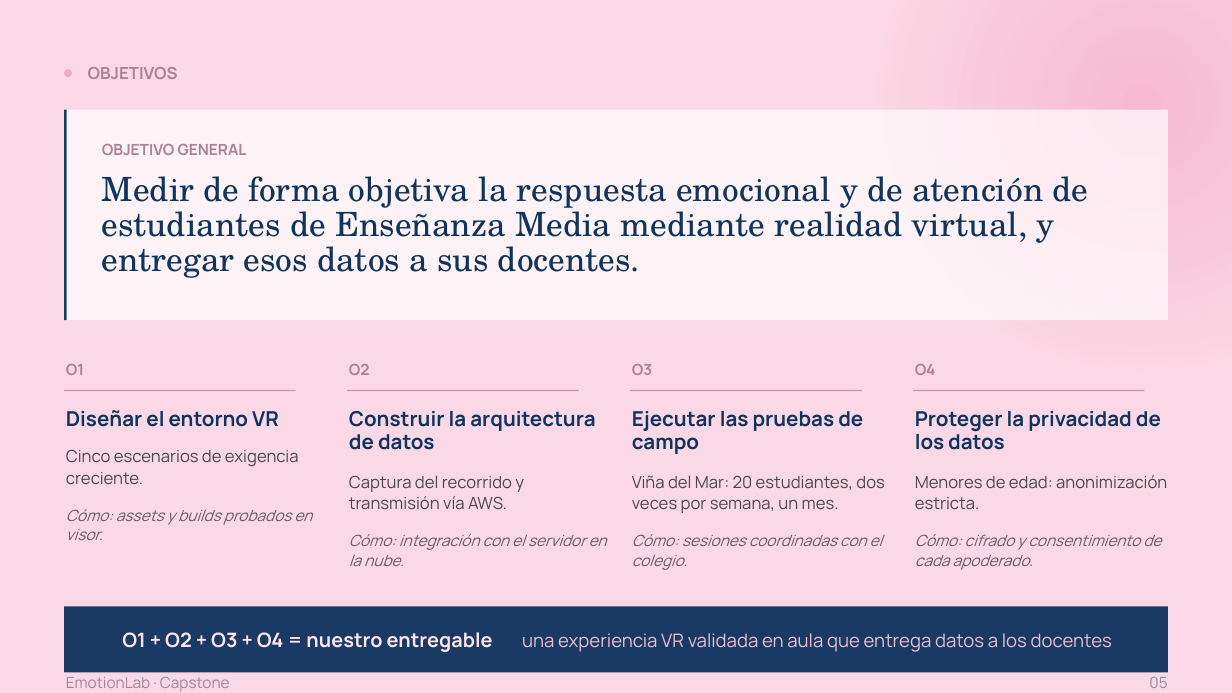
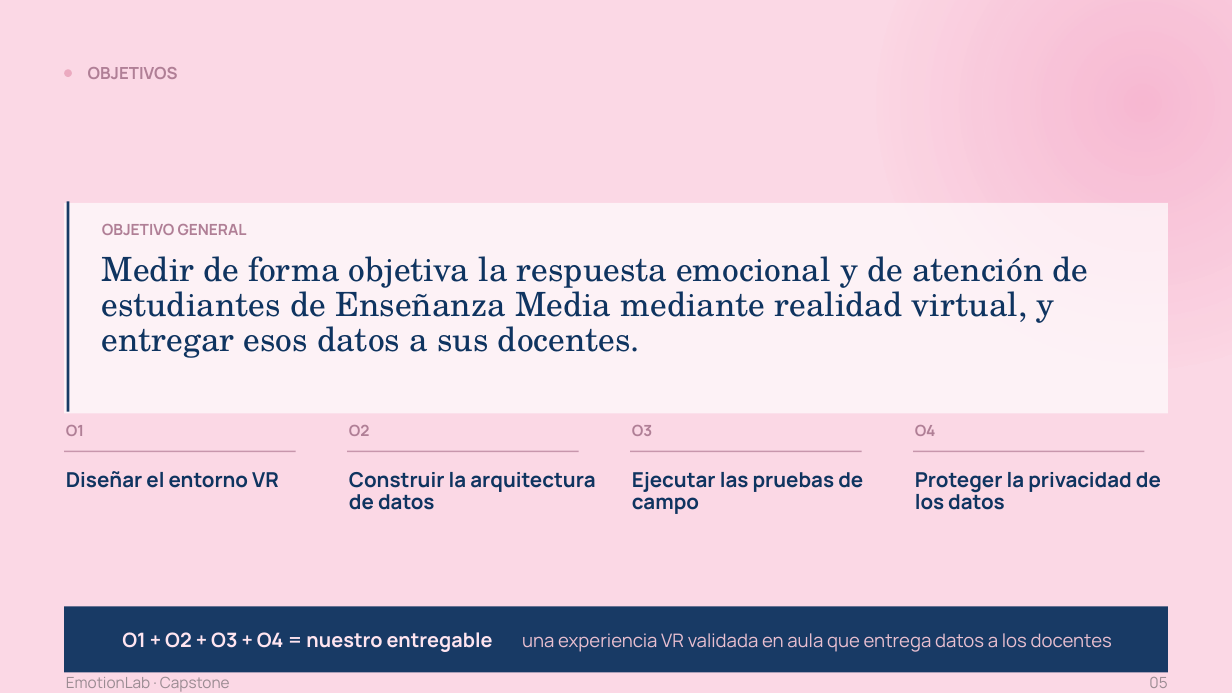
Before and after one commit to maricons/CAPSTONE_EMOTIONLAB, a slide deck: slide 5 of Fase 1/Evidencias Grupales/Presentación Proyecto.pptx. Drawn at 1232x693 pixels with LibreOffice and Linux fonts; fonts in the diff are those of the drawing. Boxes give left, top, right and bottom in pixels: in the first picture for what was removed or moved away, otherwise in the second. Text is boxed around its words. In the diff, an @@ line names an element or a change of style, - is before the commit and + after.

```diff
--- a/Fase 1/Evidencias Grupales/Presentación Proyecto.pptx
+++ b/Fase 1/Evidencias Grupales/Presentación Proyecto.pptx
@@ rectangle: place and size @@
-rectangle at <box>64,110,1168,320</box>
+rectangle at <box>64,203,1168,413</box>
@@ rectangle: place and size @@
-rectangle at <box>64,110,67,320</box>
+rectangle at <box>67,201,69,412</box>
@@ text "OBJETIVO GENERAL": place and size @@
-text "OBJETIVO GENERAL" at <box>102,144,247,155</box>
+text "OBJETIVO GENERAL" at <box>102,224,247,235</box>
@@ text "Medir de forma objetiva la ...": place and size @@
-text "Medir de forma objetiva la ..." at <box>102,176,1089,278</box>
+text "Medir de forma objetiva la ..." at <box>102,256,1089,358</box>
@@ text removed at <box>66,450,299,484</box> @@
-Cinco escenarios de exigencia creciente.
@@ text removed at <box>349,475,524,509</box> @@
-Captura del recorrido y transmisión vía AWS.
@@ text removed at <box>632,475,884,513</box> @@
-Viña del Mar: 20 estudiantes, dos veces por semana, un mes.
@@ 8 texts, 4 rectangles: place and size @@
-8 texts, 4 rectangles at <box>64,364,1161,454</box>
+8 texts, 4 rectangles at <box>64,425,1161,514</box>
@@ text removed at <box>915,475,1167,509</box> @@
-Menores de edad: anonimización estricta.
@@ text removed at <box>66,509,312,540</box> @@
-Cómo: assets y builds probados en visor.
@@ text removed at <box>349,534,607,566</box> @@
-Cómo: integración con el servidor en la nube.
@@ text removed at <box>632,534,883,570</box> @@
-Cómo: sesiones coordinadas con el colegio.
@@ text removed at <box>915,534,1161,570</box> @@
-Cómo: cifrado y consentimiento de cada apoderado.
```
Also in this commit, not shown: 3 other slides changed.
